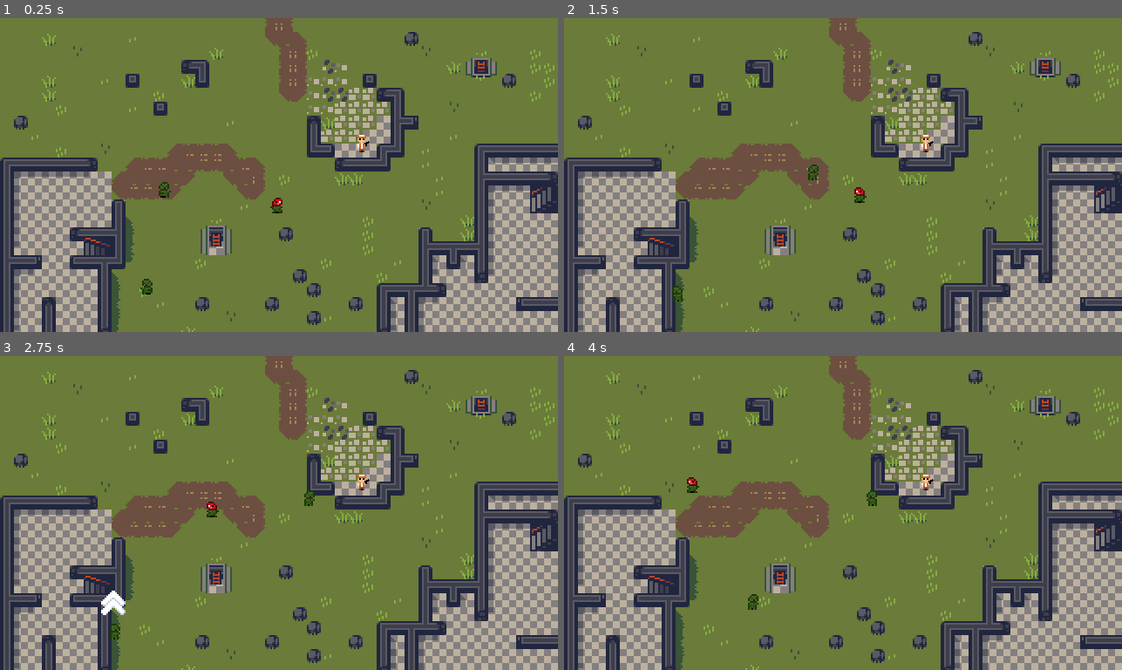
Above: before the commit, frames 1-4 (two rows, left to right).
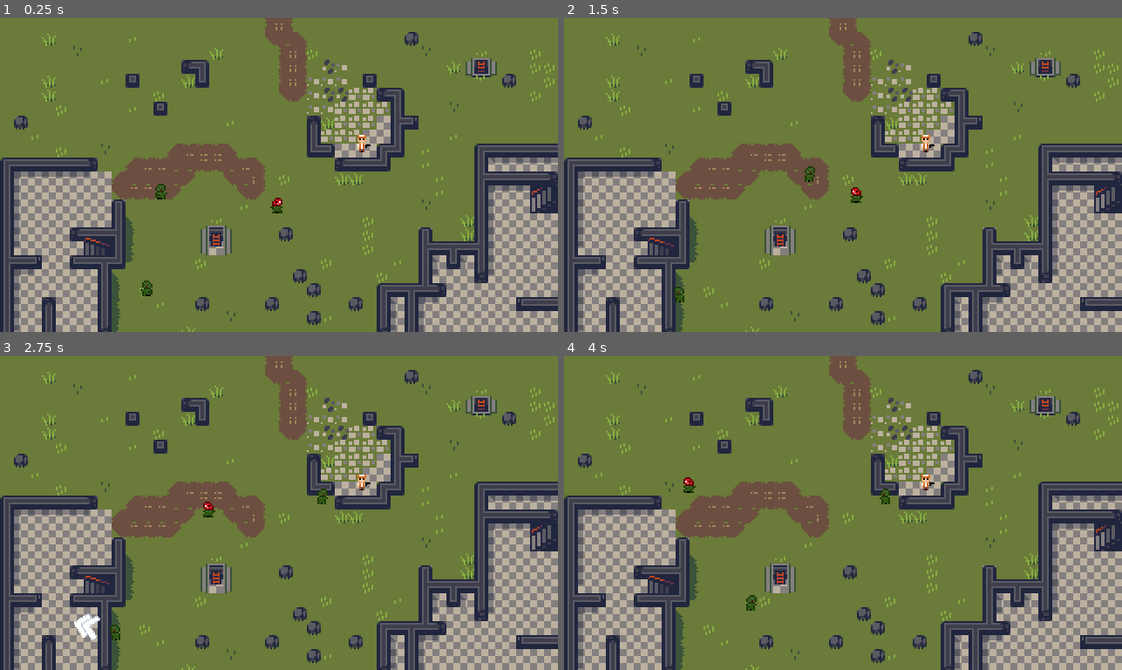
Above: after the commit, the same moments.

Repository: Lysquid/GMTK-2023
Game: Godot game, scene res://src/main.tscn
Same seed, same stepped clock (60 frames per second), same inputs: the game is played once before the commit and once after it.
Inputs (mouse positions are in pixels of both pictures, inside the frame that each line leads up to):
- Up to frame 1 (0.25 s): no input
- Up to frame 2 (1.5 s): move the mouse to (859, 196) at 0.52 s; click (859, 196) at 0.6 s; move the mouse to (792, 175) at 1.27 s; click (792, 175) at 1.35 s
- Up to frame 3 (2.75 s): move the mouse to (111, 632) at 2.02 s; click (111, 632) at 2.1 s
- Up to frame 4 (4 s): move the mouse to (815, 575) at 2.77 s; click (815, 575) at 2.85 s; move the mouse to (1010, 560) at 3.52 s; click (1010, 560) at 3.6 s

The runs differ from the first frame. In frame 1, 0.2% of the frame differs, in the area x 25-67%, y 39-89%; in frame 2, 0.3%; in frame 3, 0.7%, in the area x 13-67%, y 39-91%; in frame 4, 0.3%.

Commit message:
centered sprites

Diff:
--- a/src/entities/human.gd
+++ b/src/entities/human.gd
@@ -18,6 +18,7 @@
 
 func die():
 	$AnimatedSprite2D.play("die")
+	$Gun/Sprite.hide()
 	alive = false
 
 
@@ -36,11 +37,7 @@
 		to = global_position + dir * position.distance_to(enemy.position)
 
 	var space_state = get_world_2d().direct_space_state
-	var query = PhysicsRayQueryParameters2D.create(
-		global_position,
-		to,
-		3
-	)
+	var query = PhysicsRayQueryParameters2D.create(global_position, to, 3)
 
 	var result: Dictionary = space_state.intersect_ray(query)
 	if result.is_empty(): return false	# should not happen
--- a/src/entities/human.tscn
+++ b/src/entities/human.tscn
@@ -5,10 +5,6 @@
 [ext_resource type="PackedScene" uid="uid://bcvquvvnoafis" path="res://src/entities/bullet.tscn" id="2_p3ucs"]
 [ext_resource type="Texture2D" uid="uid://ce3ustgbmx0pp" path="res://assets/characters/png/human_idle.png" id="4_jdl67"]
 [ext_resource type="Texture2D" uid="uid://dwlr2b7lefhoa" path="res://assets/guns.png" id="5_5xxdy"]
-
-[sub_resource type="CapsuleShape2D" id="CapsuleShape2D_odd0r"]
-radius = 3.0
-height = 10.0
 
 [sub_resource type="AtlasTexture" id="AtlasTexture_lvugm"]
 atlas = ExtResource("2_3o38f")
@@ -68,6 +64,10 @@
 "speed": 3.0
 }]
 
+[sub_resource type="CapsuleShape2D" id="CapsuleShape2D_odd0r"]
+radius = 2.0
+height = 6.0
+
 [node name="Human" type="CharacterBody2D"]
 collision_layer = 4
 collision_mask = 7
@@ -77,13 +77,14 @@
 ANGULAR_SPEED = 2.0
 ARROW_DIST = 10.0
 
-[node name="CollisionShape2D" type="CollisionShape2D" parent="."]
-shape = SubResource("CapsuleShape2D_odd0r")
-
 [node name="AnimatedSprite2D" type="AnimatedSprite2D" parent="." groups=["humans"]]
 sprite_frames = SubResource("SpriteFrames_ycaak")
 animation = &"look_down"
 autoplay = "look_down"
+
+[node name="CollisionShape2D" type="CollisionShape2D" parent="."]
+position = Vector2(0, 2)
+shape = SubResource("CapsuleShape2D_odd0r")
 
 [node name="ShootingCooldown" type="Timer" parent="."]
 wait_time = 2.0
--- a/src/entities/normal_zombie.tscn
+++ b/src/entities/normal_zombie.tscn
@@ -110,7 +110,4 @@
 
 [node name="AnimatedSprite2D" parent="." index="1"]
 sprite_frames = SubResource("SpriteFrames_b0ajn")
-animation = &"die"
 autoplay = "run"
-frame = 2
-frame_progress = 1.0
--- a/src/entities/zombie.tscn
+++ b/src/entities/zombie.tscn
@@ -4,7 +4,7 @@
 [ext_resource type="Texture2D" uid="uid://dqme4d1nsoq0l" path="res://assets/icons/icons_shadows.png" id="2_x3y4f"]
 
 [sub_resource type="CapsuleShape2D" id="CapsuleShape2D_5pjab"]
-radius = 1.0
+radius = 2.0
 height = 4.0
 
 [sub_resource type="SpriteFrames" id="SpriteFrames_80f3w"]
@@ -42,10 +42,10 @@
 ARROW_DIST = 20.0
 
 [node name="CollisionShape2D" type="CollisionShape2D" parent="."]
+position = Vector2(0, 2)
 shape = SubResource("CapsuleShape2D_5pjab")
 
 [node name="AnimatedSprite2D" type="AnimatedSprite2D" parent="."]
-position = Vector2(1, 0)
 sprite_frames = SubResource("SpriteFrames_80f3w")
 animation = &"run"
 
Binary file changed: assets/characters/asesprite/explosive_running.aseprite
Binary file changed: assets/characters/asesprite/headless_idle.aseprite
Binary file removed: assets/characters/asesprite/running.aseprite
Renamed: assets/characters/asesprite/attack.aseprite -> assets/characters/asesprite/zombie_attack.aseprite
Binary file changed: assets/characters/asesprite/zombie_death.aseprite
Binary file changed: assets/characters/asesprite/zombie_idle.aseprite
Binary file added: assets/characters/asesprite/zombie_running.aseprite
Binary file changed: assets/characters/png/explosive_running.png
Binary file changed: assets/characters/png/headless_idle.png
Binary file changed: assets/characters/png/zombie_death.png
Binary file changed: assets/characters/png/zombie_idle.png
Binary file changed: assets/characters/png/zombie_running.png
